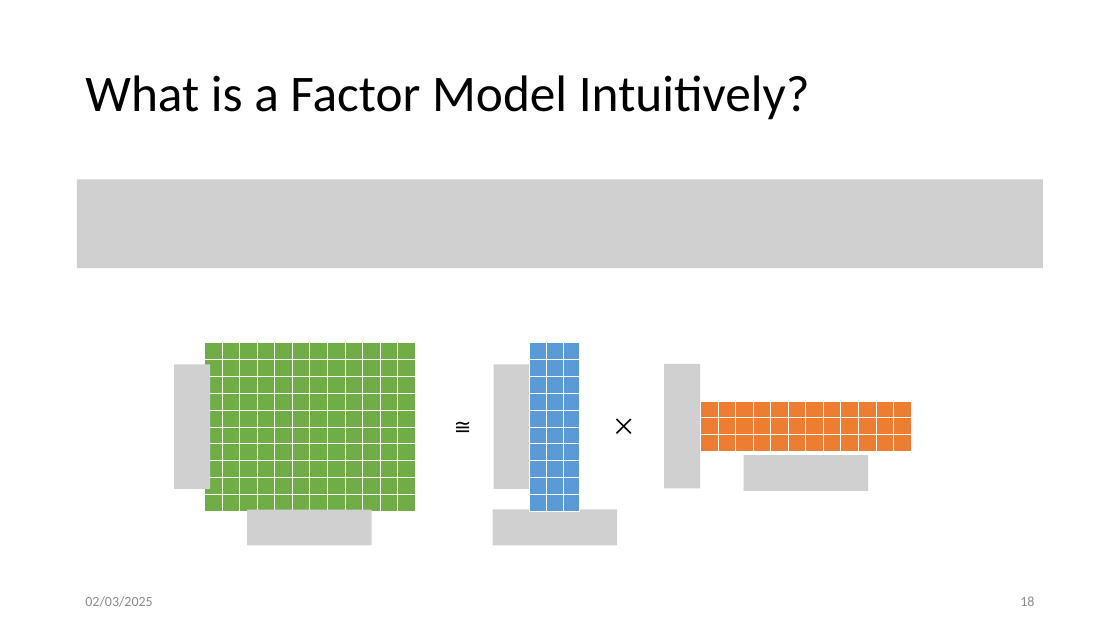
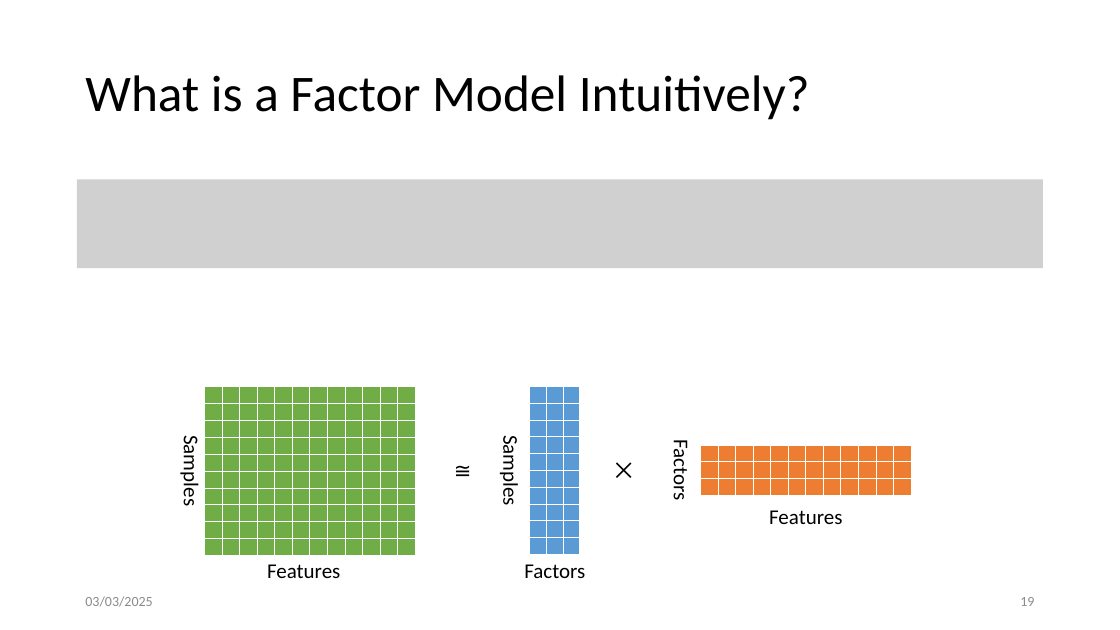
Before and after one commit to penelopenelope/ebi_mofa_workshop_precision_medicine, a slide deck: slide 20 of presentation.pptx (slide 19 before the commit). Drawn at 1120x630 pixels with LibreOffice and Linux fonts; fonts in the diff are those of the drawing; grey boxes stand for pictures. Boxes give left, top, right and bottom in pixels: in the first picture for what was removed or moved away, otherwise in the second. Text is boxed around its words. In the diff, an @@ line names an element or a change of style, - is before the commit and + after.

```diff
--- a/presentation.pptx
+++ b/presentation.pptx
@@ picture removed at (x1=174, y1=365, x2=210, y2=489) @@
@@ picture removed at (x1=494, y1=364, x2=530, y2=489) @@
@@ picture removed at (x1=664, y1=364, x2=700, y2=489) @@
@@ text added at (x1=178, y1=442, x2=204, y2=504), 18 pt, text #000000 @@
+Samples
@@ text added at (x1=498, y1=442, x2=524, y2=504), 18 pt, text #000000 @@
+Samples
@@ text added at (x1=668, y1=446, x2=694, y2=499), 18 pt, text #000000 @@
+Factors
@@ 3 tables, 2 texts moved together from (x1=205, y1=343, x2=912, y2=510) to (x1=205, y1=386, x2=912, y2=554) @@
@@ picture removed at (x1=744, y1=455, x2=868, y2=492) @@
@@ picture removed at (x1=492, y1=509, x2=617, y2=545) @@
@@ picture removed at (x1=247, y1=510, x2=371, y2=546) @@
@@ text added at (x1=769, y1=510, x2=842, y2=524), 18 pt, text #000000 @@
+Features
@@ text added at (x1=267, y1=564, x2=340, y2=578), 18 pt, text #000000 @@
+Features
@@ text added at (x1=524, y1=564, x2=585, y2=578), 18 pt, text #000000 @@
+Factors
@@ page number at (x1=1020, y1=597, x2=1034, y2=606): text changed @@
-18
+19
```
Also in this commit, not shown: 24 other slides changed, 4 slides added, 8 slides removed, 1 other file.
